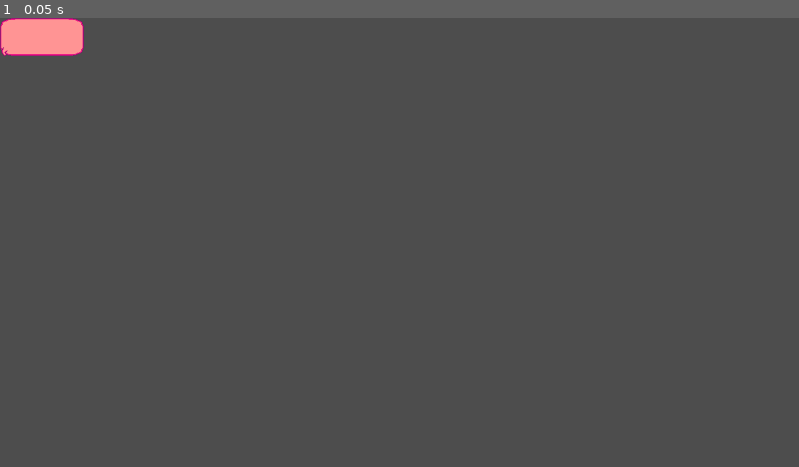
Above: before the commit, frame 1.
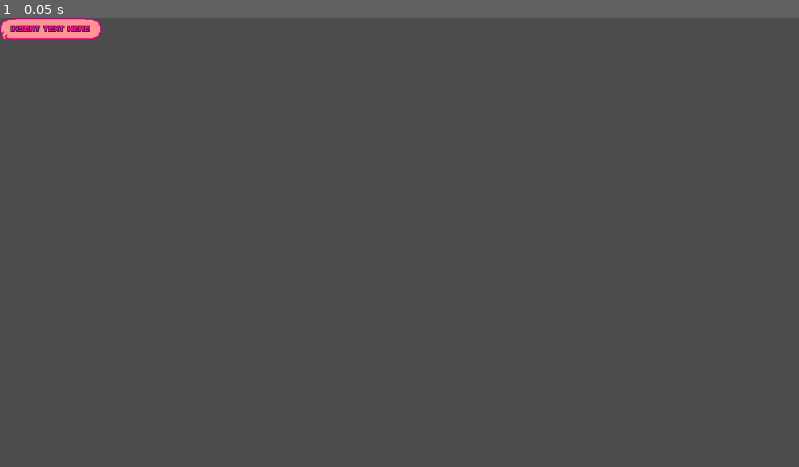
Above: after the commit, the same moment.

Repository: Matt-Lamo/Homunculose
Game: Godot game, scene res://Scenes/text_box.tscn
Two runs of this game, one before a commit and one after it. Both use one fixed random seed, a clock stepped at 60 frames per second and the inputs below. This scene is started directly instead of the project's main scene.
Inputs:
- Up to frame 1 (0.05 s): no input

The runs differ from the first frame. In frame 1, 0.7% of the frame differs, in the area x 0-13%, y 0-9%.

Commit message:
Completed Text Box

Diff:
--- a/Scenes/text_box.tscn
+++ b/Scenes/text_box.tscn
@@ -1,11 +1,17 @@
-[gd_scene load_steps=3 format=3 uid="uid://xvfo2u72n643"]
+[gd_scene load_steps=4 format=3 uid="uid://xvfo2u72n643"]
 
 [ext_resource type="Texture2D" uid="uid://w0ewhnpkgd47" path="res://Assets/Sprites/Text Box Background.png" id="1_nwibb"]
 [ext_resource type="FontFile" uid="uid://27oe45mb84xg" path="res://Assets/Fonts/ThaleahFat.ttf" id="2_0kxgl"]
 
+[sub_resource type="StyleBoxEmpty" id="StyleBoxEmpty_0kxgl"]
+content_margin_left = 16.0
+content_margin_top = 8.0
+content_margin_right = 16.0
+content_margin_bottom = 8.0
+
 [node name="TextBox" type="MarginContainer"]
-offset_right = 121.0
-offset_bottom = 55.0
+offset_right = 32.0
+offset_bottom = 32.0
 
 [node name="NinePatchRect" type="NinePatchRect" parent="."]
 layout_mode = 2
@@ -21,7 +27,12 @@
 
 [node name="Label" type="Label" parent="MarginContainer"]
 layout_mode = 2
-theme_override_colors/font_color = Color(0, 0, 0, 1)
+theme_override_colors/font_color = Color(0.945098, 0.0980392, 0.521569, 1)
+theme_override_colors/font_outline_color = Color(0.247059, 0.0509804, 0.262745, 1)
+theme_override_constants/paragraph_spacing = -4
+theme_override_constants/outline_size = 4
 theme_override_fonts/font = ExtResource("2_0kxgl")
 theme_override_font_sizes/font_size = 16
+theme_override_styles/normal = SubResource("StyleBoxEmpty_0kxgl")
+text = "Insert Text Here"
 vertical_alignment = 1
